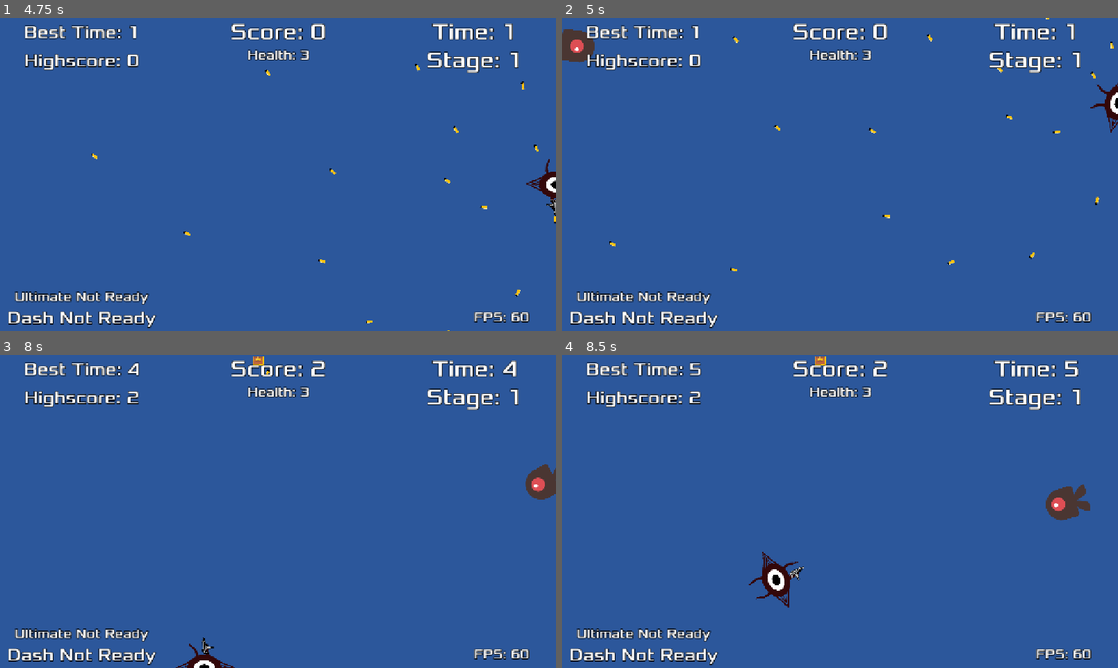
Above: before the commit, frames 1-4 (two rows, left to right).
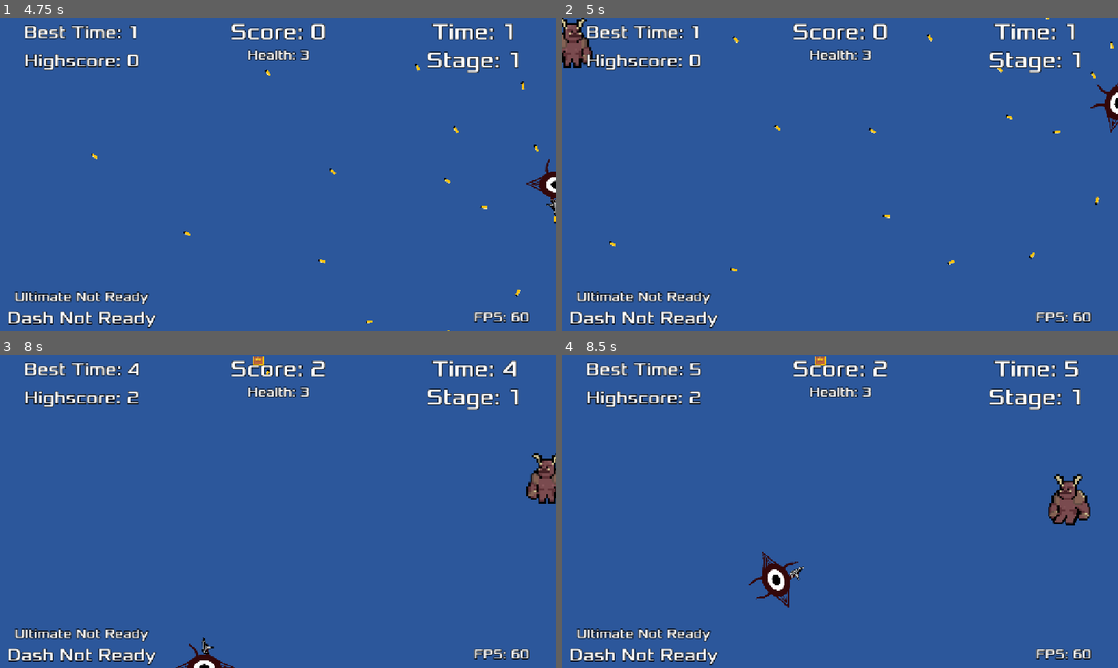
Above: after the commit, the same moments.

Repository: TacticalVortex/Eye-Survived
Game: Godot game, scene res://main.tscn
The game is run twice, just before and just after one commit, with the same random seed, the same clock (stepped at 60 frames per second) and the same inputs.
Inputs (mouse positions are in pixels of both pictures, inside the frame that each line leads up to):
- Up to frame 1 (4.75 s): click "Game" at 0.5 s; click "Start" at 1.25 s; tap Enter at 2 s; move the mouse to (400, 158) at 2.02 s; hold D (move_right) 2.03-2.78 s; tap Shift (dash) at 2.1, 4.35 s; move the mouse to (166, 190) at 2.77 s; hold S (move_down) 2.78-3.53 s; click (166, 190) at 2.85 s; move the mouse to (333, 105) at 3.52 s; hold D (move_right) 3.53-4.28 s; tap Space (ultimate) at 3.6 s; move the mouse to (250, 237) at 4.27 s; hold W (move_up) from 4.28 s (still down)
- Up to frame 2 (5 s): keep holding W (move_up)
- Up to frame 3 (8 s): move the mouse to (444, 558) at 5.02 s; release W (move_up) at 5.03 s; press the mouse at (444, 558) at 5.03 s; hold A (move_left) 5.03-6.53 s; move the mouse to (111, 464) at 5.77 s; release the mouse at (111, 464) at 5.78 s; tap Space (ultimate) at 5.85 s; move the mouse to (305, 511) at 6.52 s; hold S (move_down) 6.53-7.28 s; tap Shift (dash) at 6.6 s; move the mouse to (194, 433) at 7.27 s; hold D (move_right) from 7.28 s (still down); click (194, 433) at 7.35 s
- Up to frame 4 (8.5 s): move the mouse to (962, 495) at 8.02 s; release D (move_right) at 8.03 s; hold W (move_up) from 8.03 s (still down); tap Space (ultimate) at 8.1 s

Frame 1 is identical in both runs. In frame 2, 0.6% of the frame differs, in the area x 0-6%, y 0-16%; in frame 3, 0.6%; in frame 4, 0.9%, in the area x 45-95%, y 0-55%.

Commit message:
Changed enemy art
Added two new orc drawings and switched them out for the mob arts.

Diff:
--- a/roguelike-game/boss_mob.gd
+++ b/roguelike-game/boss_mob.gd
@@ -6,7 +6,7 @@
 	super._ready()
 	health = 20 + (5 * Global.stage)
 	$AnimatedSprite2D.scale = Vector2(size, size)
-	$CollisionShape2D.scale = Vector2(size, size)
+	$CollisionPolygon2D.scale = Vector2(size, size)
 
 # Overrides Mob's Hit
 func hit() -> void:
--- a/roguelike-game/boss_mob.tscn
+++ b/roguelike-game/boss_mob.tscn
@@ -1,52 +1,30 @@
-[gd_scene load_steps=10 format=3 uid="uid://d1hhd671d86f6"]
+[gd_scene load_steps=7 format=3 uid="uid://d1hhd671d86f6"]
 
 [ext_resource type="Script" uid="uid://cxtjdmwort1nm" path="res://boss_mob.gd" id="1_tue4r"]
-[ext_resource type="Texture2D" uid="uid://dgn6jlqhaoyto" path="res://art/enemyFlyingAlt_1.png" id="2_et3jn"]
-[ext_resource type="Texture2D" uid="uid://k6dr1h06inuj" path="res://art/enemyFlyingAlt_2.png" id="3_1rpw3"]
-[ext_resource type="Texture2D" uid="uid://2b3nujvmvx56" path="res://art/enemySwimming_1.png" id="4_t3gmo"]
-[ext_resource type="Texture2D" uid="uid://di0gmdha8j5n0" path="res://art/enemySwimming_2.png" id="5_5vx0d"]
-[ext_resource type="Texture2D" uid="uid://ch61g884lbj8l" path="res://art/enemyWalking_1.png" id="6_umm8h"]
-[ext_resource type="Texture2D" uid="uid://co8kn8wupv5gh" path="res://art/enemyWalking_2.png" id="7_v52qr"]
+[ext_resource type="Texture2D" uid="uid://daxtewl10sv83" path="res://art/Enemy-Orc-One.png" id="2_fv3bo"]
+[ext_resource type="Texture2D" uid="uid://b4bo86upp36w2" path="res://art/Enemy-Orc-Two.png" id="3_vvcqo"]
+[ext_resource type="Texture2D" uid="uid://bahsiolcboqha" path="res://art/Enemy-Orc-Three.png" id="4_tue4r"]
+[ext_resource type="Texture2D" uid="uid://hpfrxtw7s871" path="res://art/Enemy-Orc-Four.png" id="5_et3jn"]
 
-[sub_resource type="SpriteFrames" id="SpriteFrames_gvqv3"]
+[sub_resource type="SpriteFrames" id="SpriteFrames_1rpw3"]
 animations = [{
 "frames": [{
 "duration": 1.0,
-"texture": ExtResource("2_et3jn")
+"texture": ExtResource("2_fv3bo")
 }, {
 "duration": 1.0,
-"texture": ExtResource("3_1rpw3")
+"texture": ExtResource("3_vvcqo")
+}, {
+"duration": 1.0,
+"texture": ExtResource("4_tue4r")
+}, {
+"duration": 1.0,
+"texture": ExtResource("5_et3jn")
 }],
 "loop": true,
-"name": &"fly",
-"speed": 3.0
-}, {
-"frames": [{
-"duration": 1.0,
-"texture": ExtResource("4_t3gmo")
-}, {
-"duration": 1.0,
-"texture": ExtResource("5_5vx0d")
-}],
-"loop": true,
-"name": &"swim",
-"speed": 3.0
-}, {
-"frames": [{
-"duration": 1.0,
-"texture": ExtResource("6_umm8h")
-}, {
-"duration": 1.0,
-"texture": ExtResource("7_v52qr")
-}],
-"loop": true,
-"name": &"walk",
-"speed": 3.0
+"name": &"orc",
+"speed": 5.0
 }]
-
-[sub_resource type="CapsuleShape2D" id="CapsuleShape2D_gdshk"]
-radius = 36.0
-height = 100.0
 
 [node name="Boss Mob" type="RigidBody2D" groups=["mobs"]]
 script = ExtResource("1_tue4r")
@@ -54,12 +32,12 @@
 
 [node name="AnimatedSprite2D" type="AnimatedSprite2D" parent="."]
 scale = Vector2(0.75, 0.75)
-sprite_frames = SubResource("SpriteFrames_gvqv3")
-animation = &"fly"
+sprite_frames = SubResource("SpriteFrames_1rpw3")
+animation = &"orc"
 
-[node name="CollisionShape2D" type="CollisionShape2D" parent="."]
-rotation = 1.5708
-shape = SubResource("CapsuleShape2D_gdshk")
+[node name="CollisionPolygon2D" type="CollisionPolygon2D" parent="."]
+polygon = PackedVector2Array(-22, 52, -4, 52, -4, 38, 0, 38, 0, 52, 18, 52, 18, 38, 23, 38, 23, 43, 36, 43, 36, 38, 41, 38, 41, 34, 45, 34, 45, 11, 41, 11, 41, 2, 36, 2, 36, -16, 32, -16, 32, -21, 27, -21, 27, -25, 23, -25, 23, -30, 18, -30, 18, -42, 23, -42, 23, -52, 27, -52, 27, -56, 32, -56, 32, -61, 27, -61, 27, -66, 18, -66, 18, -61, 9, -61, 9, -52, -13, -52, -13, -61, -22, -61, -22, -66, -32, -66, -32, -61, -36, -61, -36, -56, -32, -56, -32, -51, -27, -51, -27, -43, -23, -43, -23, -30, -32, -30, -32, -25, -36, -25, -36, -20, -41, -20, -41, -16, -45, -16, -45, 2, -50, 2, -50, 11, -54, 11, -54, 34, -50, 34, -50, 39, -45, 39, -45, 43, -27, 43, -27, 38, -23, 38, -23, 52)
+one_way_collision = true
 
 [node name="VisibleOnScreenNotifier2D" type="VisibleOnScreenNotifier2D" parent="."]
 
--- a/roguelike-game/main.gd
+++ b/roguelike-game/main.gd
@@ -60,10 +60,17 @@
 			var player_position = $Player.position
 
 			# Makes the mob look at the player.
-			mob.look_at(player_position)
+			# mob.look_at(player_position)
 
 			# Calculate the direction vector from the mob to the player.
 			var direction_vector = (player_position - mob.position).normalized()
+
+			# Check the movement direction and flip the animation
+			if direction_vector.x < 0:  # Moving left
+				mob.sprite.flip_h = true
+			elif direction_vector.x > 0:  # Moving right
+				mob.sprite.flip_h = false
+
 
 			# Choose the velocity for the mob.
 			var speed = randf_range(150.0, 250.0)
--- a/roguelike-game/mob.gd
+++ b/roguelike-game/mob.gd
@@ -14,7 +14,7 @@
 		if randi_range(0,100)  < (Global.stage * 2):
 			health = 1
 			$AnimatedSprite2D.scale = Vector2(1.05, 1.05)
-			$CollisionShape2D.scale = Vector2(1.05, 1.05)
+			$CollisionPolygon2D.scale = Vector2(1.05, 1.05)
 
 func hit() -> void:
 	if health > 0:
--- a/roguelike-game/mob.tscn
+++ b/roguelike-game/mob.tscn
@@ -1,52 +1,30 @@
-[gd_scene load_steps=10 format=3 uid="uid://76oj4onm82gy"]
+[gd_scene load_steps=7 format=3 uid="uid://76oj4onm82gy"]
 
-[ext_resource type="Texture2D" uid="uid://dgn6jlqhaoyto" path="res://art/enemyFlyingAlt_1.png" id="1_fjgxw"]
 [ext_resource type="Script" uid="uid://uydccokombct" path="res://mob.gd" id="1_mat3r"]
-[ext_resource type="Texture2D" uid="uid://k6dr1h06inuj" path="res://art/enemyFlyingAlt_2.png" id="2_b3kcu"]
-[ext_resource type="Texture2D" uid="uid://2b3nujvmvx56" path="res://art/enemySwimming_1.png" id="3_smk0v"]
-[ext_resource type="Texture2D" uid="uid://di0gmdha8j5n0" path="res://art/enemySwimming_2.png" id="4_3jb5w"]
-[ext_resource type="Texture2D" uid="uid://ch61g884lbj8l" path="res://art/enemyWalking_1.png" id="5_injeu"]
-[ext_resource type="Texture2D" uid="uid://co8kn8wupv5gh" path="res://art/enemyWalking_2.png" id="6_ih35p"]
+[ext_resource type="Texture2D" uid="uid://daxtewl10sv83" path="res://art/Enemy-Orc-One.png" id="4_7ulmv"]
+[ext_resource type="Texture2D" uid="uid://b4bo86upp36w2" path="res://art/Enemy-Orc-Two.png" id="5_pcqmr"]
+[ext_resource type="Texture2D" uid="uid://bahsiolcboqha" path="res://art/Enemy-Orc-Three.png" id="6_jbnni"]
+[ext_resource type="Texture2D" uid="uid://hpfrxtw7s871" path="res://art/Enemy-Orc-Four.png" id="7_yscv0"]
 
 [sub_resource type="SpriteFrames" id="SpriteFrames_gvqv3"]
 animations = [{
 "frames": [{
 "duration": 1.0,
-"texture": ExtResource("1_fjgxw")
+"texture": ExtResource("4_7ulmv")
 }, {
 "duration": 1.0,
-"texture": ExtResource("2_b3kcu")
+"texture": ExtResource("5_pcqmr")
+}, {
+"duration": 1.0,
+"texture": ExtResource("6_jbnni")
+}, {
+"duration": 1.0,
+"texture": ExtResource("7_yscv0")
 }],
 "loop": true,
-"name": &"fly",
-"speed": 3.0
-}, {
-"frames": [{
-"duration": 1.0,
-"texture": ExtResource("3_smk0v")
-}, {
-"duration": 1.0,
-"texture": ExtResource("4_3jb5w")
-}],
-"loop": true,
-"name": &"swim",
-"speed": 3.0
-}, {
-"frames": [{
-"duration": 1.0,
-"texture": ExtResource("5_injeu")
-}, {
-"duration": 1.0,
-"texture": ExtResource("6_ih35p")
-}],
-"loop": true,
-"name": &"walk",
-"speed": 3.0
+"name": &"orc",
+"speed": 5.0
 }]
-
-[sub_resource type="CapsuleShape2D" id="CapsuleShape2D_gdshk"]
-radius = 36.0
-height = 100.0
 
 [node name="Mob" type="RigidBody2D" groups=["mobs"]]
 script = ExtResource("1_mat3r")
@@ -55,11 +33,11 @@
 [node name="AnimatedSprite2D" type="AnimatedSprite2D" parent="."]
 scale = Vector2(0.75, 0.75)
 sprite_frames = SubResource("SpriteFrames_gvqv3")
-animation = &"fly"
+animation = &"orc"
 
-[node name="CollisionShape2D" type="CollisionShape2D" parent="."]
-rotation = 1.5708
-shape = SubResource("CapsuleShape2D_gdshk")
+[node name="CollisionPolygon2D" type="CollisionPolygon2D" parent="."]
+polygon = PackedVector2Array(-22, 52, -4, 52, -4, 38, 0, 38, 0, 52, 18, 52, 18, 38, 23, 38, 23, 43, 36, 43, 36, 38, 41, 38, 41, 34, 45, 34, 45, 11, 41, 11, 41, 2, 36, 2, 36, -16, 32, -16, 32, -21, 27, -21, 27, -25, 23, -25, 23, -30, 18, -30, 18, -42, 23, -42, 23, -52, 27, -52, 27, -56, 32, -56, 32, -61, 27, -61, 27, -66, 18, -66, 18, -61, 9, -61, 9, -52, -13, -52, -13, -61, -22, -61, -22, -66, -32, -66, -32, -61, -36, -61, -36, -56, -32, -56, -32, -51, -27, -51, -27, -43, -23, -43, -23, -30, -32, -30, -32, -25, -36, -25, -36, -20, -41, -20, -41, -16, -45, -16, -45, 2, -50, 2, -50, 11, -54, 11, -54, 34, -50, 34, -50, 39, -45, 39, -45, 43, -27, 43, -27, 38, -23, 38, -23, 52)
+one_way_collision = true
 
 [node name="VisibleOnScreenNotifier2D" type="VisibleOnScreenNotifier2D" parent="."]
 
Binary file added: roguelike-game/art/Enemy-Orc-Four.png
Not shown, added: roguelike-game/art/Enemy-Orc-Four.png.import
Not shown, added: roguelike-game/art/Enemy-Orc-One.png.import
Binary file added: roguelike-game/art/Enemy-Orc-Three.png
Not shown, added: roguelike-game/art/Enemy-Orc-Three.png.import
Binary file changed: roguelike-game/art/Enemy-Orc-Two.png
Not shown, added: roguelike-game/art/Enemy-Orc-Two.png.import
Not shown: 1 places in roguelike-game/stage.tscn that only renumber resources
